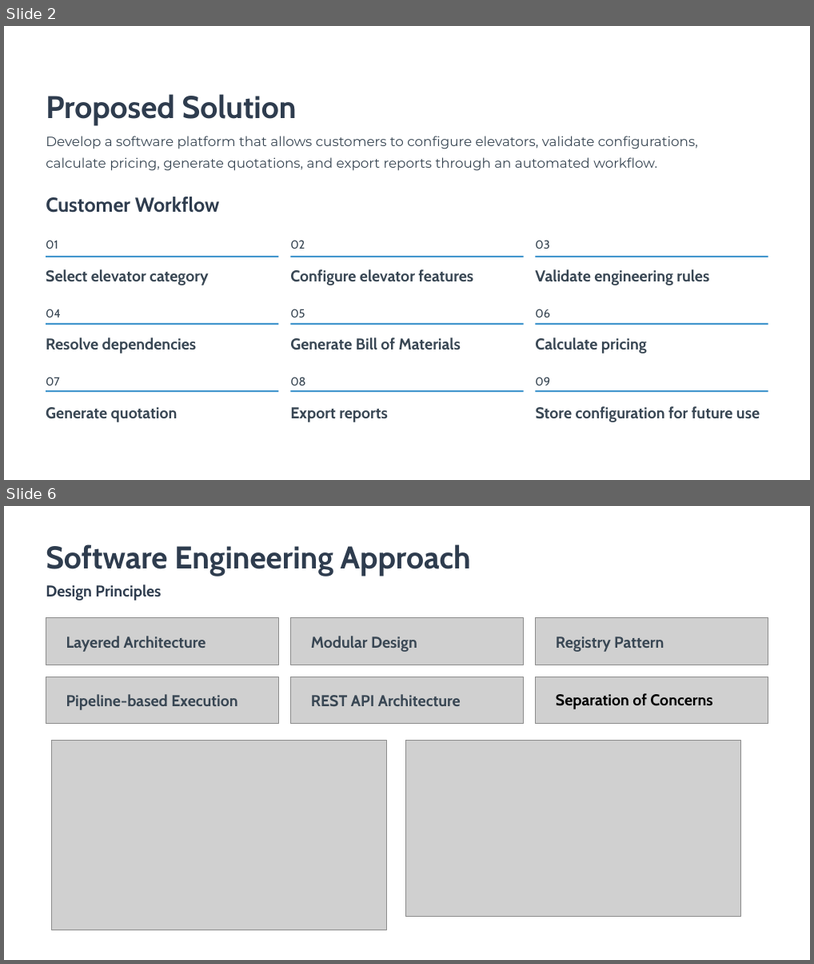
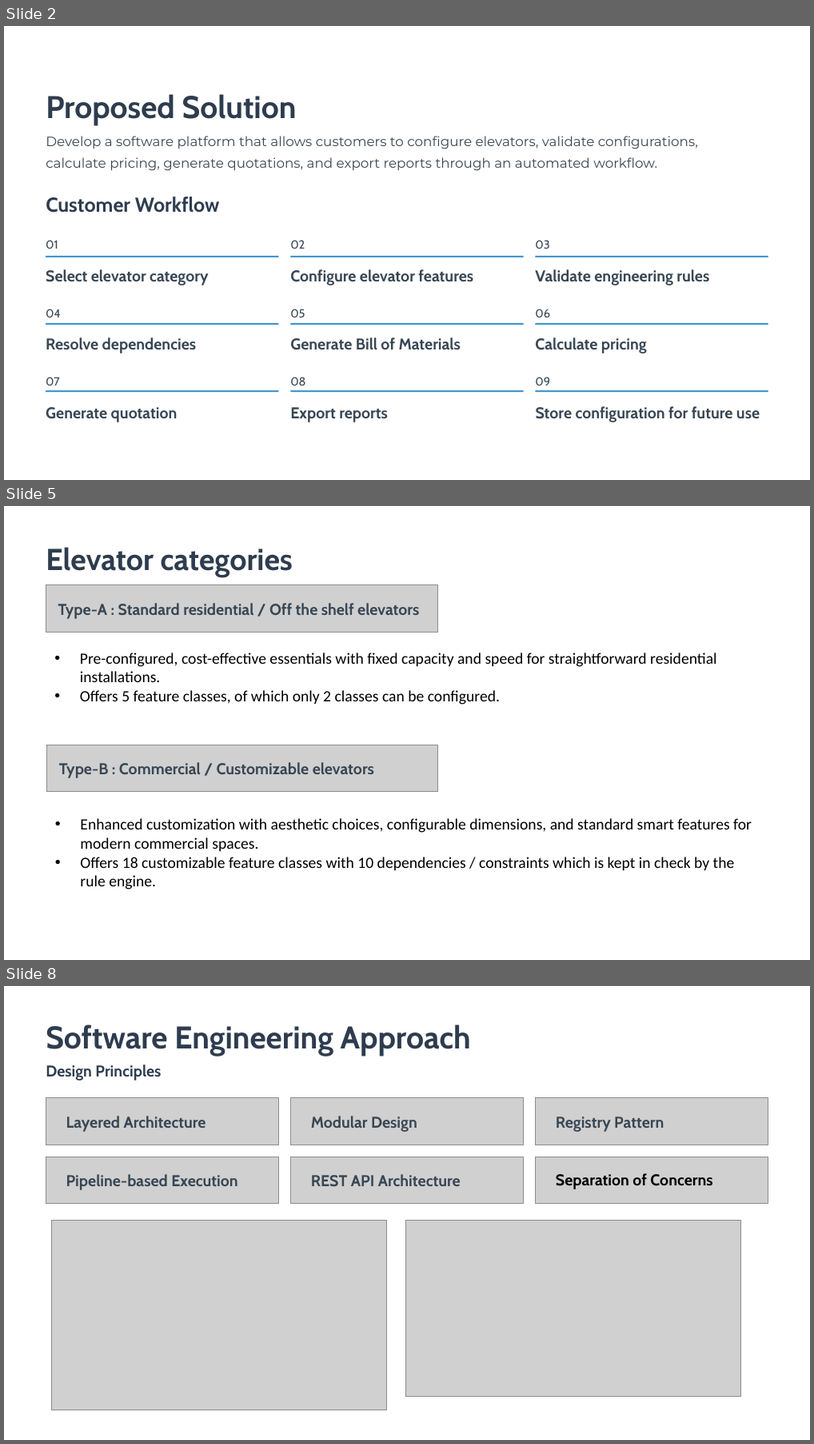
Before and after one commit to Sri-Balagi/Ele-pricing, a slide deck: Elevator-Configuration-and-Pricing-Engine.pptx. Shown one above the other, each under a label of ours: slides 2 and 6 before the commit, slides 2, 5 and 8 after it; the slides between them are not shown. The pictures are 814x964 and 814x1444 pixels, drawn with LibreOffice and Linux fonts; fonts in the diff are those of the drawing; grey boxes stand for pictures; background and template pictures are left out. Boxes give left, top, right and bottom in pixels: in the first picture for what was removed or moved away, otherwise in the second. Text is boxed around its words. In the diff, an @@ line names an element or a change of style, - is before the commit and + after.

Commit message:
Milestone 11: Implementation of Type-D elevators and small modifications.

```diff
--- a/Elevator-Configuration-and-Pricing-Engine.pptx
+++ b/Elevator-Configuration-and-Pricing-Engine.pptx
@@ slide 5 added at bbox=[4, 506, 810, 960], background picture (left out) @@
@@ text added at bbox=[46, 547, 293, 577], 27 pt, text #2E3C4E, bold @@
+Elevator categories
@@ picture added at bbox=[46, 585, 438, 632] @@
@@ text added at bbox=[58, 603, 419, 619], 14 pt, text #384653, bold @@
+Type-A : Standard residential / Off the shelf elevators
@@ text added at bbox=[80, 652, 718, 704], 14 pt, text #000000 @@
+• Pre-configured, cost-effective essentials with fixed capacity and speed for straightforward residential installations.
+• Offers 5 feature classes, of which only 2 classes can be configured.
@@ picture added at bbox=[46, 744, 438, 792] @@
@@ text added at bbox=[59, 762, 374, 778], 14 pt, text #384653, bold @@
+Type-B : Commercial / Customizable elevators
@@ text added at bbox=[80, 818, 752, 889], 14 pt, text #000000 @@
+• Enhanced customization with aesthetic choices, configurable dimensions, and standard smart features for modern commercial spaces.
+• Offers 18 customizable feature classes with 10 dependencies / constraints which is kept in check by the rule engine.
@@ what was slide 6 is now slide 8 @@
```
Also in this commit, not shown: 3 slides changed, 1 other slide added, 24 other files.
